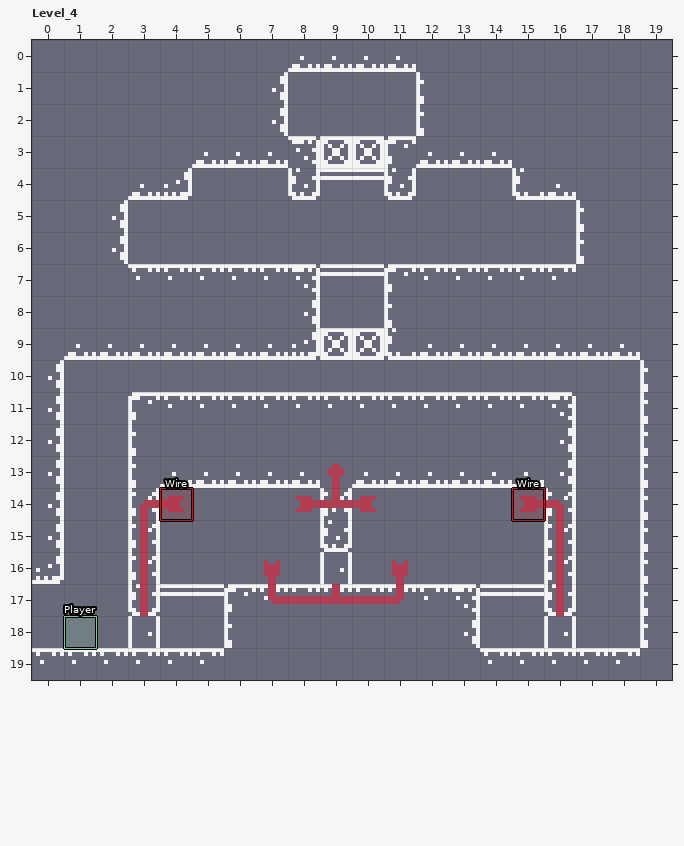
Two states of a LDtk project, assets/maps/wired.ldtk. The first picture shows the starting point.
Cells are 8x8 px. Shown: Level_4 x 0..19, y 0..19.
After:
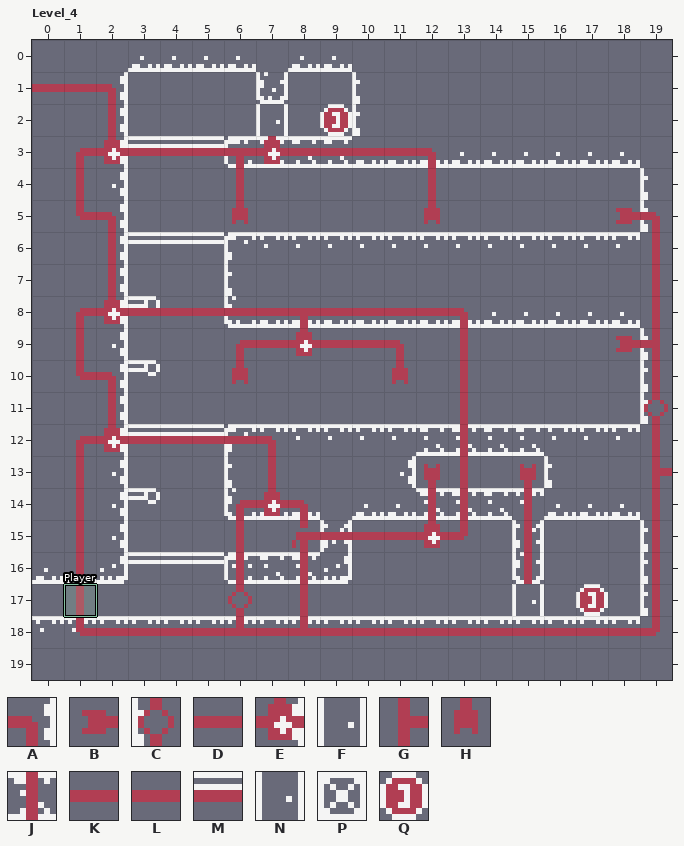
Key: from "Circuit": A 1 "Conduit", B 2 "Plug", C 3 "Switch_Off", D 5 "Join", E 6 "And", F 8 "Outlet", G 9 "Source", H 10 "Socket", J 12 "Conduit_Vertical", K 13 "Conduit_Horizontal"; from "Collision": L 1 "Solid", M 3 "One_Way"; from "Tiles": N 2, P 3, Q 4.
_ is an empty cell, . an unchanged one.
Objects are placed by their top-left corner, in cells (3,4 is the top-left corner of cell 3,4); size is 1x1 cell unless given.
Commit: Begin adding directed conduit pieces
The exact change:
--- layer "Collision"
@@ x 0..18 @@
- 1 .........._........
- 2 .......L.._........
- 3 ...LLL...__........
- 4 ...LL...LMML...LL..
- 5 .................LL
- 6 ...______________..
- 7 ...LLL...MM........
- 8 ...LLL...__........
- 9 ...LLLLLL..LLLLLLLL
-10 .___...............
-11 .._LLLLLLLLLLLLLL..
-12 .__LLL...........__
-13 .__LLL......LLLL...
-14 .__L..___.______.__
-15 .__L..........._L..
-16 .__L______....._L..
-17 ...LMMLLLLLLLLMML..
-18 ______........_____
+ 1 ..........L........
+ 2 ......._..L........
+ 3 ...MMM...LL........
+ 4 ...__...____...__..
+ 5 .................__
+ 6 ...MMMLLLLLLLLLLL..
+ 7 ...___...LL........
+ 8 ...M__...LL........
+ 9 ...______..________
+10 .LLM...............
+11 ..L______________..
+12 .LLMMM...........LL
+13 .LL___......____...
+14 .LLM..LLL.LLLLLL.LL
+15 .LL_...........L_..
+16 .LLMMMLLLL.....L_..
+17 ...______________..
+18 LLLLLL........LLLLL
--- layer "Circuit"
@@ x 0..19 @@
- 1 ___.................
- 2 .._...._............
- 3 .____________.......
- 4 ._...._....._.......
- 5 .__..._....._.....__
- 6 .._................_
- 7 .._................_
- 8 ._____________....._
- 9 ._....______._....__
-10 .__..._...._._....._
-11 .._.........._....._
-12 ._______....._....._
-13 ._....._.G..__._..._
-14 ._.AH.__BAB.__.HA.._
-15 ._.A.._.______._A.._
-16 ._.A.._H_F.H..._A.._
-17 ._.A.._A.AAA..._A.._
-18 .__F____________F___
+ 1 DAA.................
+ 2 ..A....F............
+ 3 .AEAAAAEAAAAA.......
+ 4 .A....A.....A.......
+ 5 .AA...H.....H.....BA
+ 6 ..A................A
+ 7 ..A................A
+ 8 .AEKKKKKAKKKKA.....A
+ 9 .A....AAEAAA.A....BA
+10 .AA...H....H.A.....A
+11 ..A..........A.....C
+12 .AEAAAAA.....A.....A
+13 .A.....A._..BJ.H...G
+14 .A.__.AEA__.JJ.J_..A
+15 .A._..A.CAAAEA.J_..A
+16 .A._..A_A_._...A_..A
+17 .A._..C_.___...F_..A
+18 .AKKKKAKAKKKKKKKKKKA
--- layer "Entities"
-"Player" rectangle at 1,18
+"Player" rectangle at 1,17
+N "Door" at 7,2
+Q "Coin" at 9,2
+Q "Coin" at 17,17
+N "Door" at 15,17
-P "Trapdoor" at 9,3
-P "Trapdoor" at 10,3
-P "Trapdoor" at 9,9
-P "Trapdoor" at 10,9
-N "Door" at 3,18
-N "Door" at 9,16
-N "Door" at 16,18
-"Wire" rectangle at 4,14
-"Wire" rectangle at 15,14
